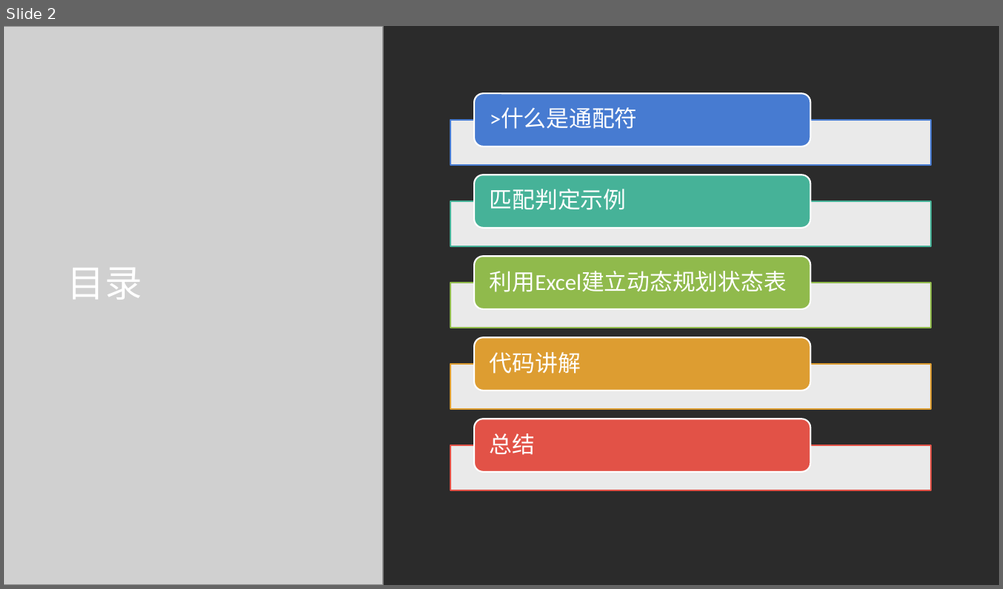
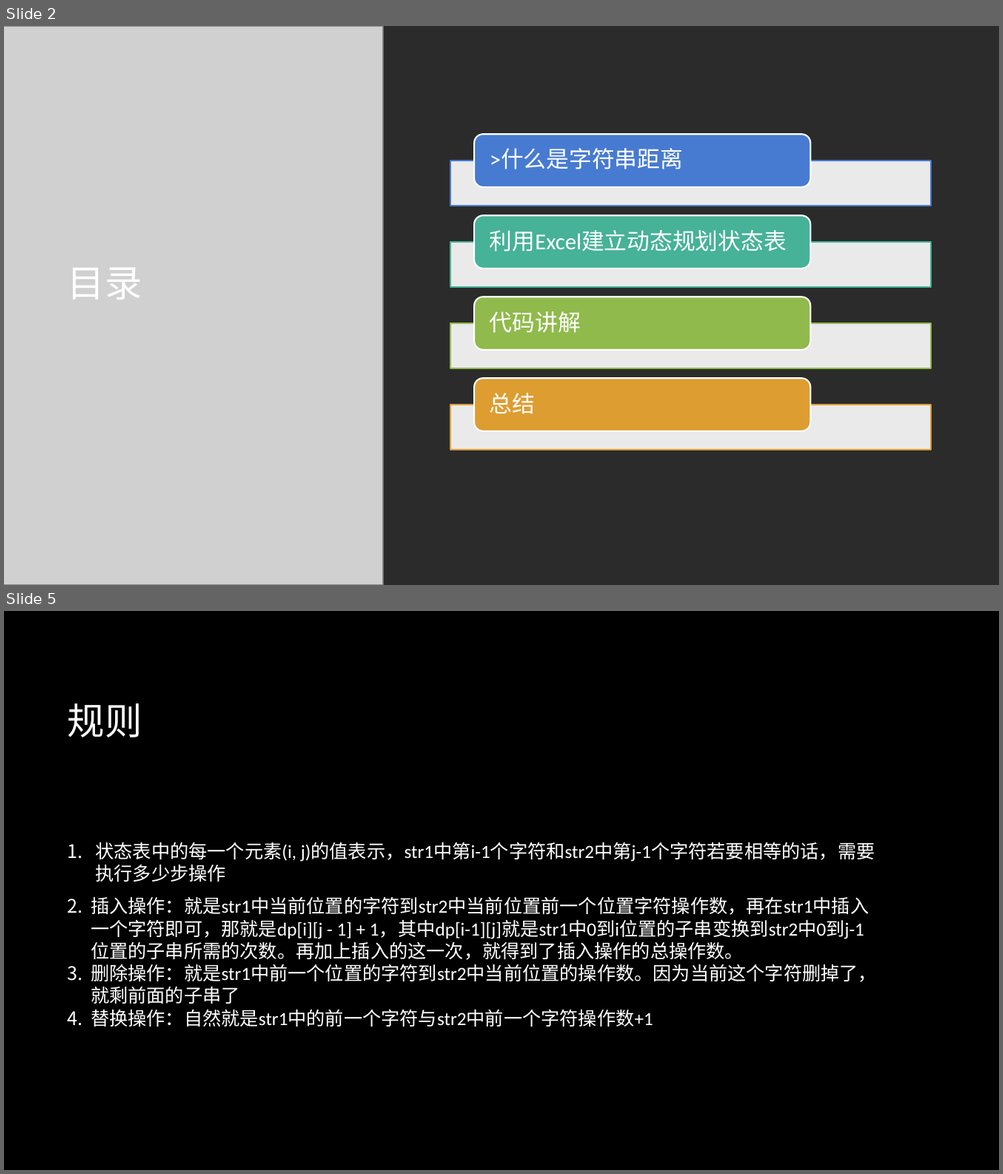
Before and after one commit to oneminute/leetcode, a slide deck: problems/edit-distance/sol01.pptx. Shown one above the other, each under a label of ours: slide 2 before the commit, slides 2 and 5 after it; the slides between them are not shown. The pictures are 1003x589 and 1003x1174 pixels, drawn with LibreOffice and Linux fonts; fonts in the diff are those of the drawing; grey boxes stand for pictures; background and template pictures are left out; a plain dark background stands for a picture behind light text. Boxes give left, top, right and bottom in pixels: in the first picture for what was removed or moved away, otherwise in the second. Text is boxed around its words. In the diff, an @@ line names an element or a change of style, - is before the commit and + after.

```diff
--- a/problems/edit-distance/sol01.pptx
+++ b/problems/edit-distance/sol01.pptx
@@ slide 5 added at [4,611,999,1170], background picture (left out) @@
@@ title added at [68,703,142,738], 36 pt, text #FFFFFF @@
+规则
@@ text added at [91,842,876,1027], 18 pt, text #FFFFFF @@
+1. 状态表中的每一个元素(i, j)的值表示，str1中第i-1个字符和str2中第j-1个字符若要相等的话，需要执行多少步操作
+2. 插入操作：就是str1中当前位置的字符到str2中当前位置前一个位置字符操作数，再在str1中插入一个字符即可，那就是dp[i][j - 1] + 1，其中dp[i-1][j]就是str1中0到i位置的子串变换到str2中0到j-1位置的子串所需的次数。再加上插入的这一次，就得到了插入操作的总操作数。
+3. 删除操作：就是str1中前一个位置的字符到str2中当前位置的操作数。因为当前这个字符删掉了，就剩前面的子串了
+4. 替换操作：自然就是str1中的前一个字符与str2中前一个字符操作数+1
@@ slide 2 changed as well @@
@@ text at [489,149,683,170]: text changed @@
->什么是通配符
+>什么是字符串距离
@@ text removed at [489,189,626,210] @@
-匹配判定示例
@@ 4 rounded rectangles, 4 rectangles: place and size @@
-4 rounded rectangles, 4 rectangles at [450,94,930,409]
+4 rounded rectangles, 4 rectangles at [450,134,930,451]
@@ 3 texts: place and size @@
-3 texts at [489,271,786,455]
+3 texts at [489,230,786,414]
@@ rounded rectangle removed at [474,419,811,472] @@
@@ rectangle removed at [450,446,930,491] @@
```
Also in this commit, not shown: 5 other slides changed, 1 other slide added, 12 slides removed, 6 other files.
